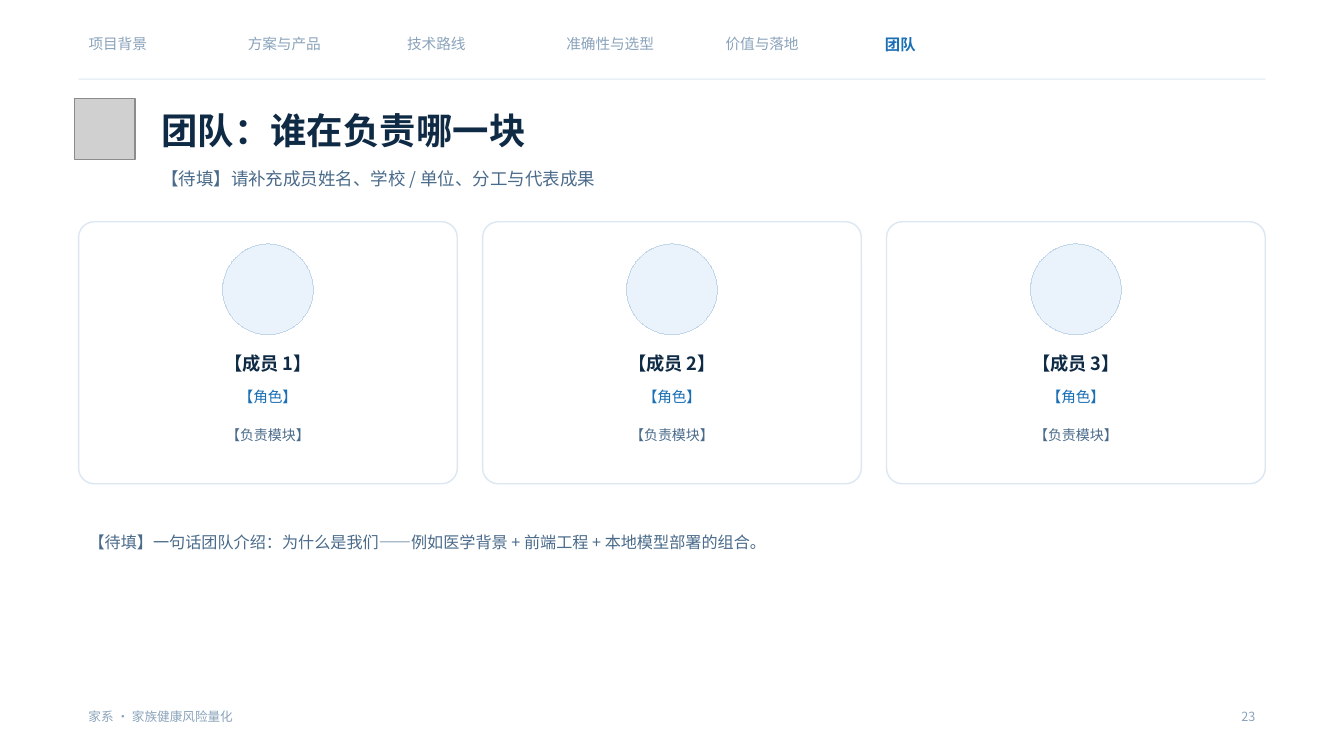
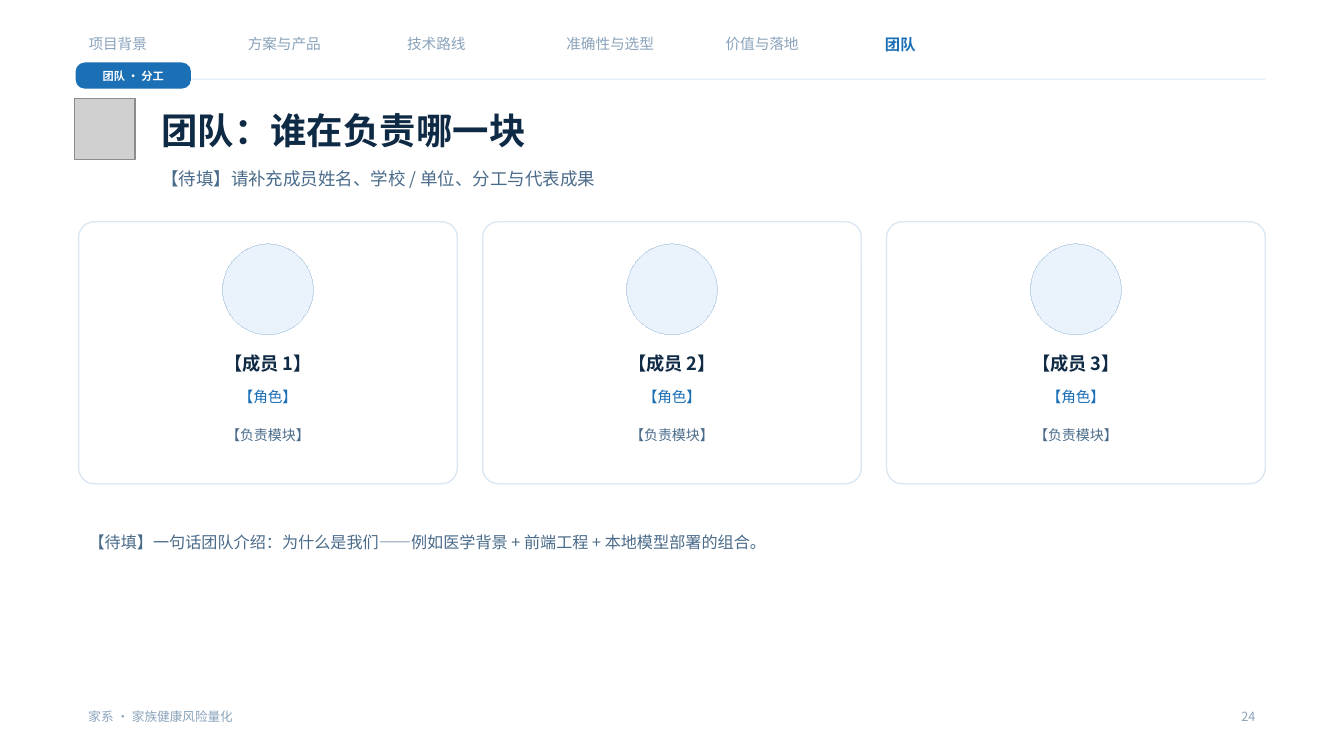
Before and after one commit to NimuStudio/jiaxi, a slide deck: slide 24 of deliverables/家系-答辩-v2.pptx (slide 23 before the commit). Drawn at 1344x756 pixels with LibreOffice and Linux fonts; fonts in the diff are those of the drawing; grey boxes stand for pictures; background and template pictures are left out. Boxes give left, top, right and bottom in pixels: in the first picture for what was removed or moved away, otherwise in the second. Text is boxed around its words. In the diff, an @@ line names an element or a change of style, - is before the commit and + after.

```diff
--- a/deliverables/家系-答辩-v2.pptx
+++ b/deliverables/家系-答辩-v2.pptx
@@ rounded rectangle added at bbox=[76, 63, 192, 89], fill #1A6FB5, 8 pt, text #FFFFFF, bold @@
+团队 · 分工
@@ text at bbox=[1241, 711, 1255, 721]: text changed @@
-23
+24
```
Also in this commit, not shown: 19 other slides changed, 1 slide added.
